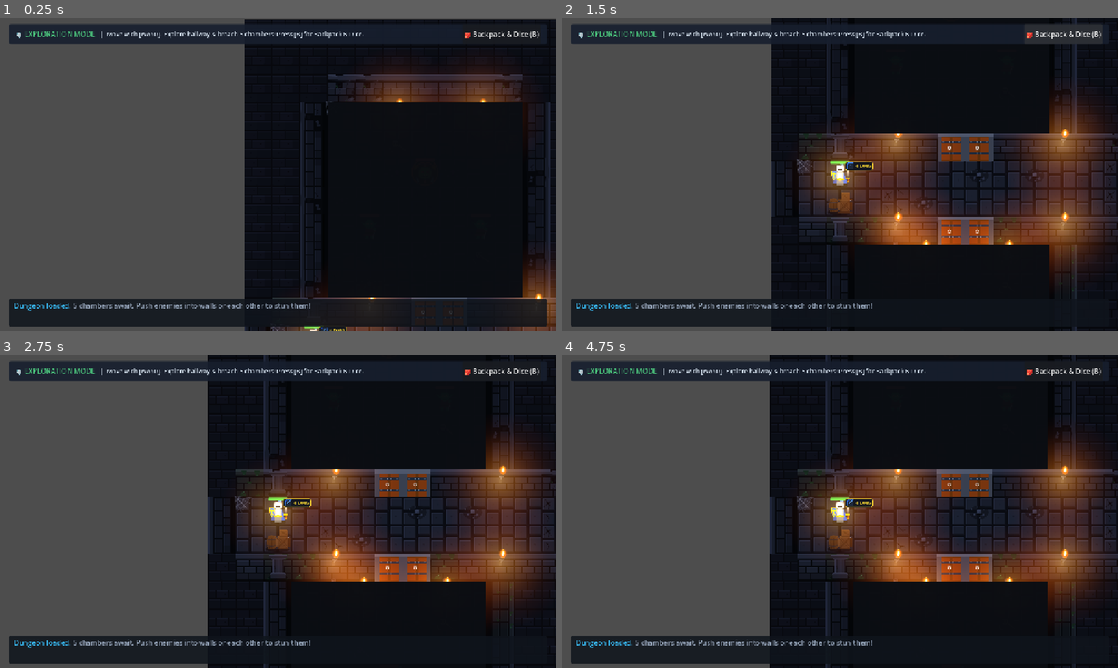
Above: before the commit, frames 1-4 (two rows, left to right).
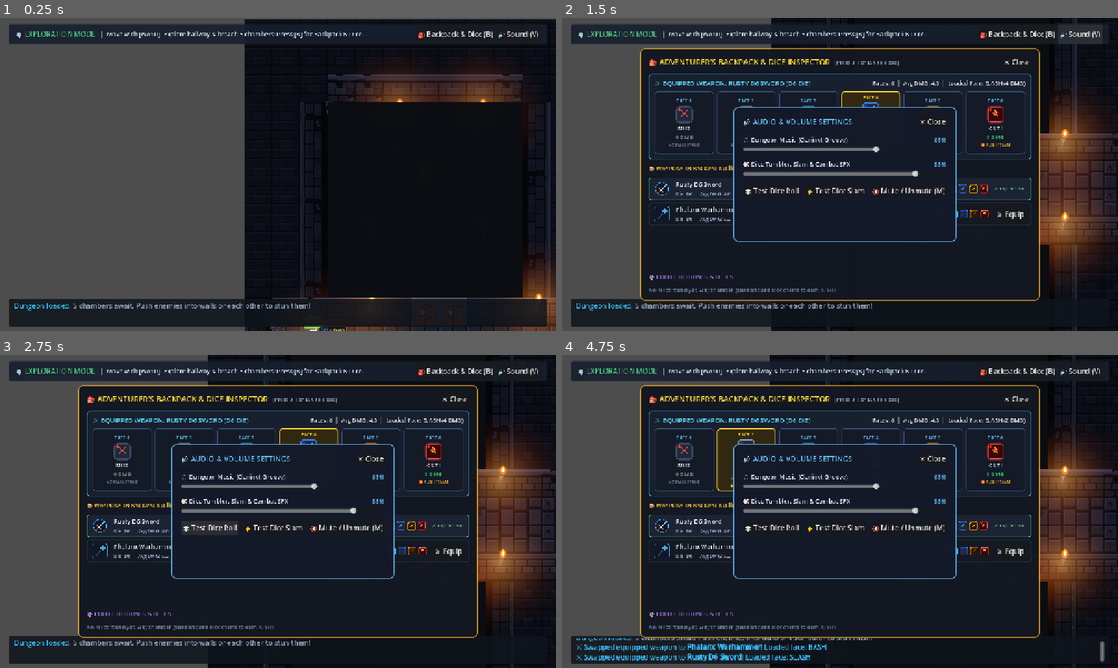
Above: after the commit, the same moments.

Repository: ShootyQ/DungeonGame
Game: Godot game, scene res://scenes/combat_arena.tscn
Same seed, same stepped clock (60 frames per second), same inputs: the game is played once before the commit and once after it. Sound files missing from this copy of the repository are replaced by a short silence.
Inputs (mouse positions are in pixels of both pictures, inside the frame that each line leads up to):
- Up to frame 1 (0.25 s): no input
- Up to frame 2 (1.5 s): click "🎒 Backpack & Dice (B)" at 0.5 s; click (1079, 33) at 1.25 s, where only the run after the commit has a clickable "🔊 Sound (V)"
- Up to frame 3 (2.75 s): click (211, 527) at 2 s, where only the run after the commit has a clickable "🎲 Test Dice Roll"
- Up to frame 4 (4.75 s): click (834, 527) at 2.75 s, where only the run after the commit has a clickable "⚡ Test Dice Slam"; click (1012, 552) at 3.5 s, where only the run after the commit has a clickable "⚔️ Equip"; click (1012, 527) at 4.25 s, where only the run after the commit has a clickable "⚔️ Equip"

The runs differ from the first frame. In frame 1, 0.3% of the frame differs, in the area x 75-97%, y 4-7%; in frame 2, 37%; in frame 3, 37%; in frame 4, 38%, in the area x 2-98%, y 4-99%.

Commit message:
Add clarinet dungeon music, 3 dice tumble rolls, dice slam lock SFX, and real-time audio volume settings

Diff:
--- a/scripts/combat_arena.gd
+++ b/scripts/combat_arena.gd
@@ -78,6 +78,20 @@
 var backpack_weapons: Array[DieData] = []
 var backpack_relics: Array[Dictionary] = [] # [{name, desc}]
 var is_backpack_open: bool = false
+
+# Audio System & Volume Settings
+var music_player: AudioStreamPlayer
+var music_stream: AudioStreamMP3
+var dice_tumble_sounds: Array[AudioStream] = []
+var sfx_dice_lock: AudioStream
+var music_volume: float = 0.65
+var sfx_volume: float = 0.85
+var is_audio_settings_open: bool = false
+var audio_settings_modal: PanelContainer
+var music_slider: HSlider
+var sfx_slider: HSlider
+var music_val_label: Label
+var sfx_val_label: Label
 var backpack_modal: PanelContainer
 var dice_rack_container: HBoxContainer
 var backpack_items_container: VBoxContainer
@@ -98,6 +112,7 @@
 func _ready() -> void:
 	randomize()
 	_cache_die_textures()
+	_setup_audio_system()
 	_setup_dungeon_layout()
 	_create_scene_hierarchy()
 	_build_board_visuals()
@@ -108,6 +123,7 @@
 	_setup_lighting_and_sconces()
 	_setup_hud()
 	_setup_backpack_ui()
+	_setup_audio_ui()
 	_enter_exploration_mode()
 
 func _cache_die_textures() -> void:
@@ -692,6 +708,11 @@
 	exp_bag_btn.pressed.connect(_toggle_backpack)
 	exp_hbox.add_child(exp_bag_btn)
 
+	var exp_audio_btn = Button.new()
+	exp_audio_btn.text = "🔊 Sound (V)"
+	exp_audio_btn.pressed.connect(_toggle_audio_settings)
+	exp_hbox.add_child(exp_audio_btn)
+
 	# 2. Combat HUD (Top-Wide Dock)
 	combat_hud = PanelContainer.new()
 	combat_hud.set_anchors_and_offsets_preset(Control.PRESET_TOP_WIDE)
@@ -818,6 +839,11 @@
 	restart_button.pressed.connect(_on_restart_pressed)
 	btn_hbox.add_child(restart_button)
 
+	var c_audio_btn = Button.new()
+	c_audio_btn.text = "🔊 Sound (V)"
+	c_audio_btn.pressed.connect(_toggle_audio_settings)
+	btn_hbox.add_child(c_audio_btn)
+
 	enemy_intel_label = Label.new()
 	enemy_intel_label.text = "Monsters engaged"
 	enemy_intel_label.add_theme_font_size_override("font_size", 12)
@@ -1000,10 +1026,213 @@
 	relics_container.add_theme_constant_override("separation", 10)
 	main_vbox.add_child(relics_container)
 
+func _setup_audio_system() -> void:
+	dice_tumble_sounds.clear()
+	for i in range(1, 4):
+		var p = "res://assets/audio/dice_tumble_%d.wav" % i
+		if ResourceLoader.exists(p):
+			dice_tumble_sounds.append(load(p))
+	if ResourceLoader.exists("res://assets/audio/dice_slam_lock.wav"):
+		sfx_dice_lock = load("res://assets/audio/dice_slam_lock.wav")
+
+	# Music Player (Plays the fantasy clarinet dungeon music)
+	music_player = AudioStreamPlayer.new()
+	if ResourceLoader.exists("res://assets/audio/music_dungeon_clarinet.mp3"):
+		music_stream = load("res://assets/audio/music_dungeon_clarinet.mp3") as AudioStreamMP3
+		if music_stream:
+			music_stream.loop = true
+			music_player.stream = music_stream
+	music_player.volume_db = linear_to_db(music_volume)
+	add_child(music_player)
+	if music_stream:
+		music_player.play()
+
+func play_sfx(stream: AudioStream, pitch_scale: float = 1.0, volume_offset_db: float = 0.0) -> void:
+	if not stream or sfx_volume <= 0.01:
+		return
+	var player_sfx = AudioStreamPlayer.new()
+	player_sfx.stream = stream
+	player_sfx.pitch_scale = pitch_scale
+	player_sfx.volume_db = linear_to_db(sfx_volume) + volume_offset_db
+	add_child(player_sfx)
+	player_sfx.play()
+	player_sfx.finished.connect(player_sfx.queue_free)
+
+func play_dice_tumble_sfx() -> void:
+	if dice_tumble_sounds.is_empty():
+		return
+	var s = dice_tumble_sounds.pick_random()
+	play_sfx(s, randf_range(0.96, 1.04))
+
+func play_dice_lock_sfx() -> void:
+	if sfx_dice_lock:
+		play_sfx(sfx_dice_lock, randf_range(0.97, 1.03))
+
+func set_music_volume(val: float) -> void:
+	music_volume = clamp(val, 0.0, 1.0)
+	if music_player:
+		if music_volume <= 0.01:
+			music_player.volume_db = -80.0
+		else:
+			music_player.volume_db = linear_to_db(music_volume)
+	if music_slider:
+		music_slider.value = music_volume
+	if music_val_label:
+		music_val_label.text = "%d%%" % int(music_volume * 100)
+
+func set_sfx_volume(val: float) -> void:
+	sfx_volume = clamp(val, 0.0, 1.0)
+	if sfx_slider:
+		sfx_slider.value = sfx_volume
+	if sfx_val_label:
+		sfx_val_label.text = "%d%%" % int(sfx_volume * 100)
+
+func _toggle_audio_settings() -> void:
+	is_audio_settings_open = !is_audio_settings_open
+	if audio_settings_modal:
+		audio_settings_modal.visible = is_audio_settings_open
+	if is_audio_settings_open:
+		play_dice_tumble_sfx()
+
+func _setup_audio_ui() -> void:
+	audio_settings_modal = PanelContainer.new()
+	audio_settings_modal.set_anchors_and_offsets_preset(Control.PRESET_CENTER)
+	audio_settings_modal.custom_minimum_size = Vector2(490, 310)
+	audio_settings_modal.offset_left = -245
+	audio_settings_modal.offset_top = -155
+	audio_settings_modal.offset_right = 245
+	audio_settings_modal.offset_bottom = 155
+	audio_settings_modal.visible = false
+
+	var a_style = StyleBoxFlat.new()
+	a_style.bg_color = Color(0.08, 0.10, 0.16, 0.98)
+	a_style.border_color = Color(0.38, 0.74, 0.97)
+	a_style.set_border_width_all(2)
+	a_style.set_corner_radius_all(10)
+	a_style.content_margin_left = 22
+	a_style.content_margin_right = 22
+	a_style.content_margin_top = 18
+	a_style.content_margin_bottom = 18
+	audio_settings_modal.add_theme_stylebox_override("panel", a_style)
+	hud_root.add_child(audio_settings_modal)
+
+	var vbox = VBoxContainer.new()
+	vbox.add_theme_constant_override("separation", 16)
+	audio_settings_modal.add_child(vbox)
+
+	# Header Row
+	var head_hbox = HBoxContainer.new()
+	vbox.add_child(head_hbox)
+
+	var title = Label.new()
+	title.text = "🔊 AUDIO & VOLUME SETTINGS"
+	title.add_theme_font_size_override("font_size", 17)
+	title.add_theme_color_override("font_color", Color(0.38, 0.74, 0.97))
+	head_hbox.add_child(title)
+
+	var sp = Control.new()
+	sp.size_flags_horizontal = Control.SIZE_EXPAND_FILL
+	head_hbox.add_child(sp)
+
+	var close_btn = Button.new()
+	close_btn.text = "✕ Close"
+	close_btn.pressed.connect(_toggle_audio_settings)
+	head_hbox.add_child(close_btn)
+
+	# Music Volume Row
+	var mus_vbox = VBoxContainer.new()
+	mus_vbox.add_theme_constant_override("separation", 4)
+	vbox.add_child(mus_vbox)
+
+	var mus_head = HBoxContainer.new()
+	mus_vbox.add_child(mus_head)
+	var mus_lbl = Label.new()
+	mus_lbl.text = "🎵 Dungeon Music (Clarinet Groove)"
+	mus_lbl.add_theme_font_size_override("font_size", 14)
+	mus_lbl.add_theme_color_override("font_color", Color(0.9, 0.92, 0.98))
+	mus_head.add_child(mus_lbl)
+
+	var m_sp = Control.new()
+	m_sp.size_flags_horizontal = Control.SIZE_EXPAND_FILL
+	mus_head.add_child(m_sp)
+
+	music_val_label = Label.new()
+	music_val_label.text = "%d%%" % int(music_volume * 100)
+	music_val_label.add_theme_font_size_override("font_size", 14)
+	music_val_label.add_theme_color_override("font_color", Color(0.38, 0.74, 0.97))
+	mus_head.add_child(music_val_label)
+
+	music_slider = HSlider.new()
+	music_slider.min_value = 0.0
+	music_slider.max_value = 1.0
+	music_slider.step = 0.02
+	music_slider.value = music_volume
+	music_slider.value_changed.connect(set_music_volume)
+	mus_vbox.add_child(music_slider)
+
+	# Sound FX Volume Row
+	var sfx_vbox = VBoxContainer.new()
+	sfx_vbox.add_theme_constant_override("separation", 4)
+	vbox.add_child(sfx_vbox)
+
+	var sfx_head = HBoxContainer.new()
+	sfx_vbox.add_child(sfx_head)
+	var sfx_lbl = Label.new()
+	sfx_lbl.text = "🎲 Dice Tumbler, Slam & Combat SFX"
+	sfx_lbl.add_theme_font_size_override("font_size", 14)
+	sfx_lbl.add_theme_color_override("font_color", Color(0.9, 0.92, 0.98))
+	sfx_head.add_child(sfx_lbl)
+
+	var s_sp = Control.new()
+	s_sp.size_flags_horizontal = Control.SIZE_EXPAND_FILL
+	sfx_head.add_child(s_sp)
+
+	sfx_val_label = Label.new()
+	sfx_val_label.text = "%d%%" % int(sfx_volume * 100)
+	sfx_val_label.add_theme_font_size_override("font_size", 14)
+	sfx_val_label.add_theme_color_override("font_color", Color(0.38, 0.74, 0.97))
+	sfx_head.add_child(sfx_val_label)
+
+	sfx_slider = HSlider.new()
+	sfx_slider.min_value = 0.0
+	sfx_slider.max_value = 1.0
+	sfx_slider.step = 0.02
+	sfx_slider.value = sfx_volume
+	sfx_slider.value_changed.connect(set_sfx_volume)
+	sfx_vbox.add_child(sfx_slider)
+
+	# Quick Action Buttons Row
+	var test_hbox = HBoxContainer.new()
+	test_hbox.add_theme_constant_override("separation", 10)
+	vbox.add_child(test_hbox)
+
+	var test_roll_btn = Button.new()
+	test_roll_btn.text = "🎲 Test Dice Roll"
+	test_roll_btn.pressed.connect(play_dice_tumble_sfx)
+	test_hbox.add_child(test_roll_btn)
+
+	var test_lock_btn = Button.new()
+	test_lock_btn.text = "⚡ Test Dice Slam"
+	test_lock_btn.pressed.connect(play_dice_lock_sfx)
+	test_hbox.add_child(test_lock_btn)
+
+	var mute_btn = Button.new()
+	mute_btn.text = "🔇 Mute / Unmute (M)"
+	mute_btn.pressed.connect(func():
+		if music_volume > 0.0 or sfx_volume > 0.0:
+			set_music_volume(0.0)
+			set_sfx_volume(0.0)
+		else:
+			set_music_volume(0.65)
+			set_sfx_volume(0.85)
+	)
+	test_hbox.add_child(mute_btn)
+
 func _toggle_backpack() -> void:
 	is_backpack_open = !is_backpack_open
 	backpack_modal.visible = is_backpack_open
 	if is_backpack_open:
+		play_dice_tumble_sfx()
 		_render_backpack_ui()
 
 func _render_backpack_ui() -> void:
@@ -1224,6 +1453,7 @@
 func _equip_weapon_from_backpack(weapon: DieData) -> void:
 	player.die = weapon.duplicate_die()
 	player.roll_next_face()
+	play_dice_lock_sfx()
 	_update_hud_display()
 	_render_backpack_ui()
 	_animate_hud_die_tumbler()
@@ -1578,17 +1808,32 @@
 		elif event.keycode == KEY_B or event.keycode == KEY_I:
 			_toggle_backpack()
 			return
-		elif event.keycode == KEY_ESCAPE and is_backpack_open:
-			_toggle_backpack()
+		elif event.keycode == KEY_V:
+			_toggle_audio_settings()
 			return
+		elif event.keycode == KEY_M:
+			if music_volume > 0.0:
+				set_music_volume(0.0)
+				_log("[color=#94a3b8]🎵 Music muted (Press M to unmute)[/color]")
+			else:
+				set_music_volume(0.65)
+				_log("[color=#38bdf8]🎵 Music unmuted (65%)[/color]")
+			return
+		elif event.keycode == KEY_ESCAPE:
+			if is_audio_settings_open:
+				_toggle_audio_settings()
+				return
+			elif is_backpack_open:
+				_toggle_backpack()
+				return
 		elif current_mode == GameMode.COMBAT_PULSE and pulse_state == PulseState.PLANNING:
 			if event.keycode == KEY_SPACE:
 				_on_commit_pressed()
 			elif event.keycode == KEY_T:
 				_on_toggle_telegraphs()
 
-	# If backpack is open, don't register clicks on the floor
-	if is_backpack_open:
+	# If backpack or audio modal is open, don't register clicks on the floor
+	if is_backpack_open or is_audio_settings_open:
 		return
 
 	# Board clicks in combat planning mode (board_container handles camera offset automatically!)
@@ -2256,6 +2501,9 @@
 	if not player or not player.die:
 		return
 
+	# Play acoustic dice tumbling clatter
+	play_dice_tumble_sfx()
+
 	# 1. Roll actual next faces
 	player.roll_next_face()
 	for enemy in active_combat_enemies:
@@ -2453,8 +2701,9 @@
 	tween.parallel().tween_property(impact_node, "position:y", final_impact_pos.y, 0.12).set_trans(Tween.TRANS_QUAD).set_ease(Tween.EASE_OUT)
 	tween.parallel().tween_property(impact_node, "rotation", 0.0, 0.12)
 
-	# Camera shake on slam!
+	# Camera shake and slam audio!
 	_shake_camera(5.0 if is_crit else (2.0 if is_blocked else 3.5), 0.15)
+	play_dice_lock_sfx()
 
 	# Update HUD Last Action Callout
 	if last_action_label:
@@ -2514,6 +2763,7 @@
 
 func _on_commit_pressed() -> void:
 	if current_mode == GameMode.COMBAT_PULSE and pulse_state == PulseState.PLANNING:
+		play_dice_lock_sfx()
 		_resolve_pulse()
 
 func _on_toggle_telegraphs() -> void:
Not shown, added: assets/audio/dice_slam_lock.wav.import
Not shown, added: assets/audio/dice_tumble_1.wav.import
Not shown, added: assets/audio/dice_tumble_2.wav.import
Not shown, added: assets/audio/dice_tumble_3.wav.import
Not shown, added: assets/audio/music_dungeon_clarinet.mp3.import
Not shown, added: assets/audio/dice_slam_lock.wav
Not shown, added: assets/audio/dice_tumble_1.wav
Not shown, added: assets/audio/dice_tumble_2.wav
Not shown, added: assets/audio/dice_tumble_3.wav
Not shown, added: assets/audio/music_dungeon_clarinet.mp3
